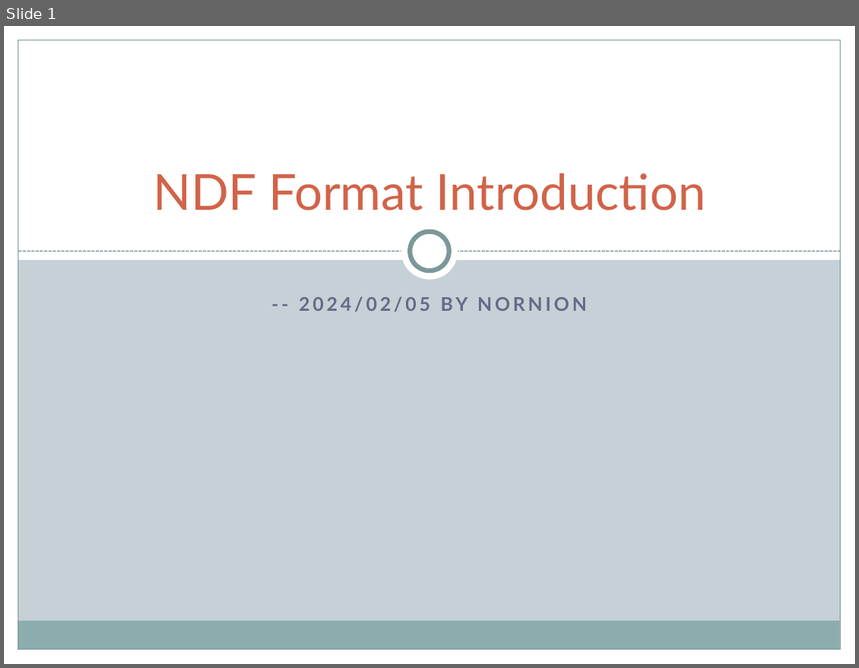
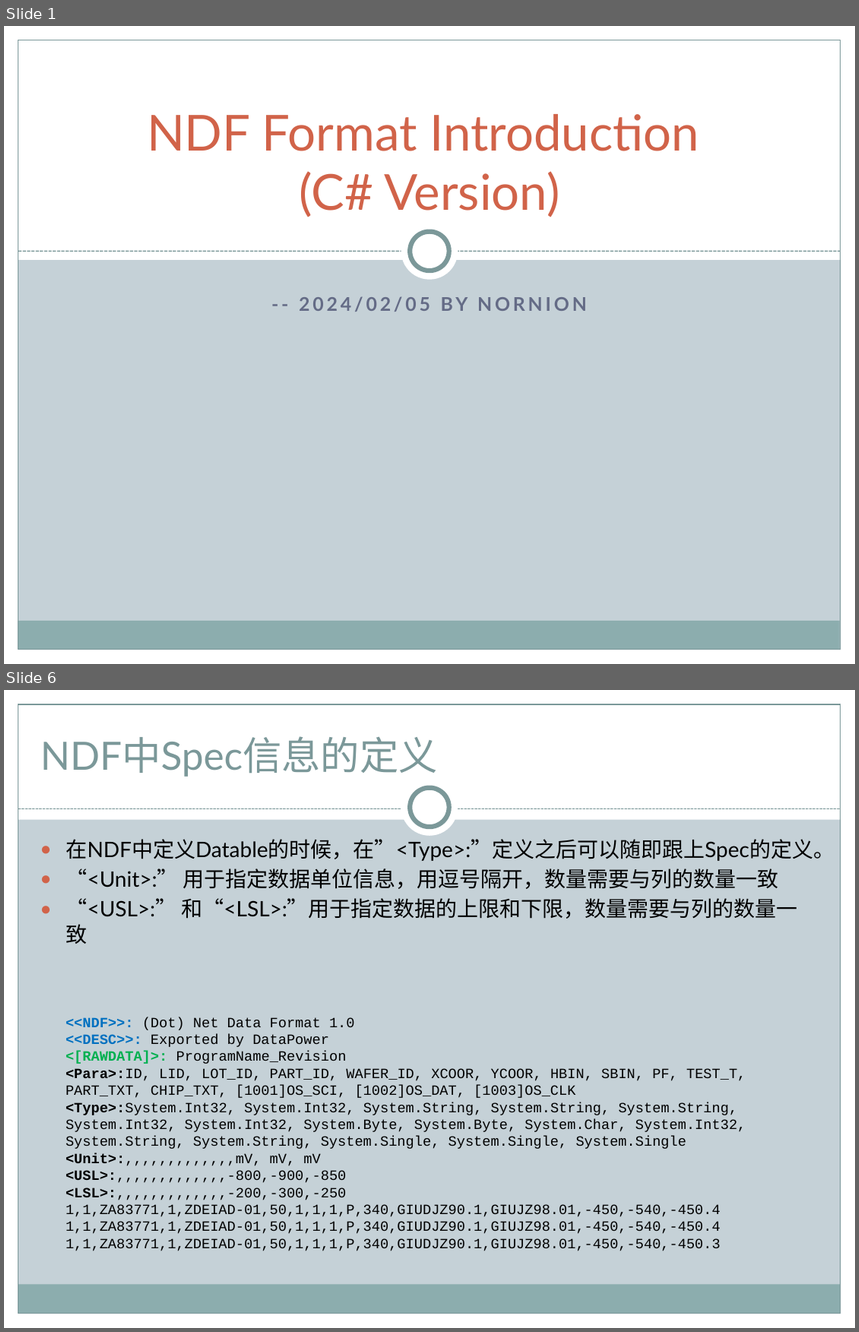
Before and after one commit to nornion/NDF_Format, a slide deck: NDF_Introduction.pptx. Shown one above the other, each under a label of ours: slide 1 before the commit, slides 1 and 6 after it; the slides between them are not shown. The pictures are 859x668 and 859x1332 pixels, drawn with LibreOffice and Linux fonts; fonts in the diff are those of the drawing. Boxes give left, top, right and bottom in pixels: in the first picture for what was removed or moved away, otherwise in the second. Text is boxed around its words. In the diff, an @@ line names an element or a change of style, - is before the commit and + after.

Commit message:
Updated NDF introduction slides.

```diff
--- a/NDF_Introduction.pptx
+++ b/NDF_Introduction.pptx
@@ slide 6 added at [4, 690, 855, 1328], background #C5D1D7; not listed: 5 template elements that a slide beside it also shows @@
@@ rectangle added at [4, 690, 855, 819], fill #FFFFFF @@
@@ title added at [40, 736, 438, 777], 33 pt, text #7C999A @@
+NDF中Spec信息的定义
@@ ellipse added at [401, 780, 458, 837], fill #FFFFFF @@
@@ ellipse added at [410, 788, 449, 827], fill #FFFFFF, outline #7C999A 4 pt @@
@@ line added from (18, 809) to (841, 809), #7C999A 0.75 pt dashed @@
@@ text added at [66, 839, 835, 944], 18 pt, text #000000 @@
+● 在NDF中定义Datable的时候，在”<Type>:”定义之后可以随即跟上Spec的定义。
+● “<Unit>:” 用于指定数据单位信息，用逗号隔开，数量需要与列的数量一致
+● “<USL>:” 和“<LSL>:”用于指定数据的上限和下限，数量需要与列的数量一致
@@ text added at [66, 1018, 747, 1252], 12 pt, text #000000 @@
+<<NDF>>: (Dot) Net Data Format 1.0
+<<DESC>>: Exported by DataPower
+<[RAWDATA]>: ProgramName_Revision
+<Para>:ID, LID, LOT_ID, PART_ID, WAFER_ID, XCOOR, YCOOR, HBIN, SBIN, PF, TEST_T, PART_TXT, CHIP_TXT, [1001]OS_SCI, [1002]OS_DAT, [1003]OS_CLK
+<Type>:System.Int32, System.Int32, System.String, System.String, System.String, System.Int32, System.Int32, System.Byte, System.Byte, System.Char, System.Int32, System.String, System.String, System.Single, System.Single, System.Single
+<Unit>:,,,,,,,,,,,,,mV, mV, mV
+<USL>:,,,,,,,,,,,,,-800,-900,-850
+<LSL>:,,,,,,,,,,,,,-200,-300,-250
+1,1,ZA83771,1,ZDEIAD-01,50,1,1,1,P,340,GIUDJZ90.1,GIUJZ98.01,-450,-540,-450.4
+1,1,ZA83771,1,ZDEIAD-01,50,1,1,1,P,340,GIUDJZ90.1,GIUJZ98.01,-450,-540,-450.4
+1,1,ZA83771,1,ZDEIAD-01,50,1,1,1,P,340,GIUDJZ90.1,GIUJZ98.01,-450,-540,-450.3
@@ slide 1 changed as well @@
@@ title at [147, 114, 700, 218]: text changed @@
-NDF Format Introduction
+NDF Format Introduction
+(C# Version)
```
Also in this commit, not shown: 1 other slide changed, 5 other slides added, 1 slide removed, 1 other file.
